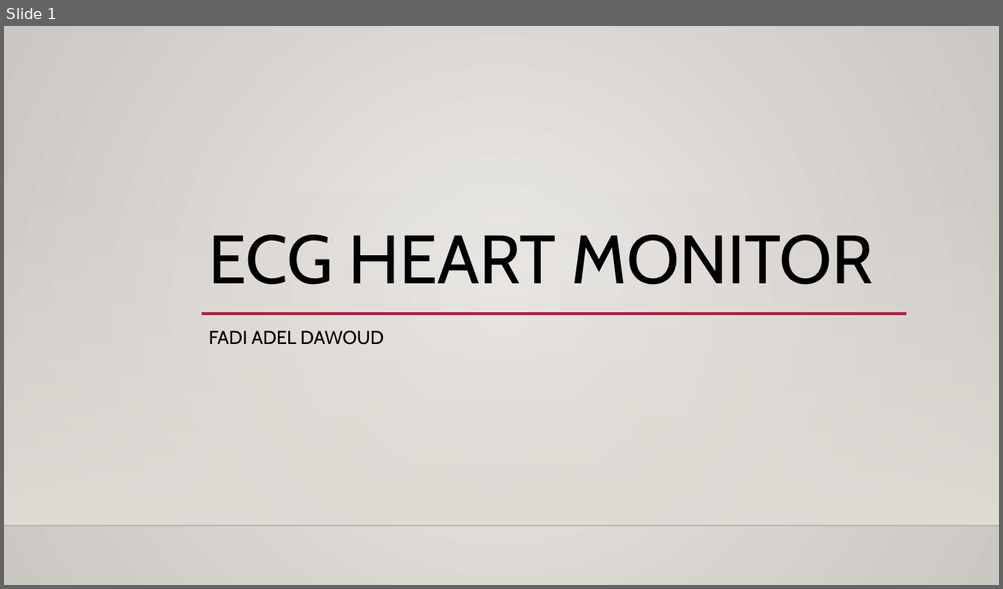
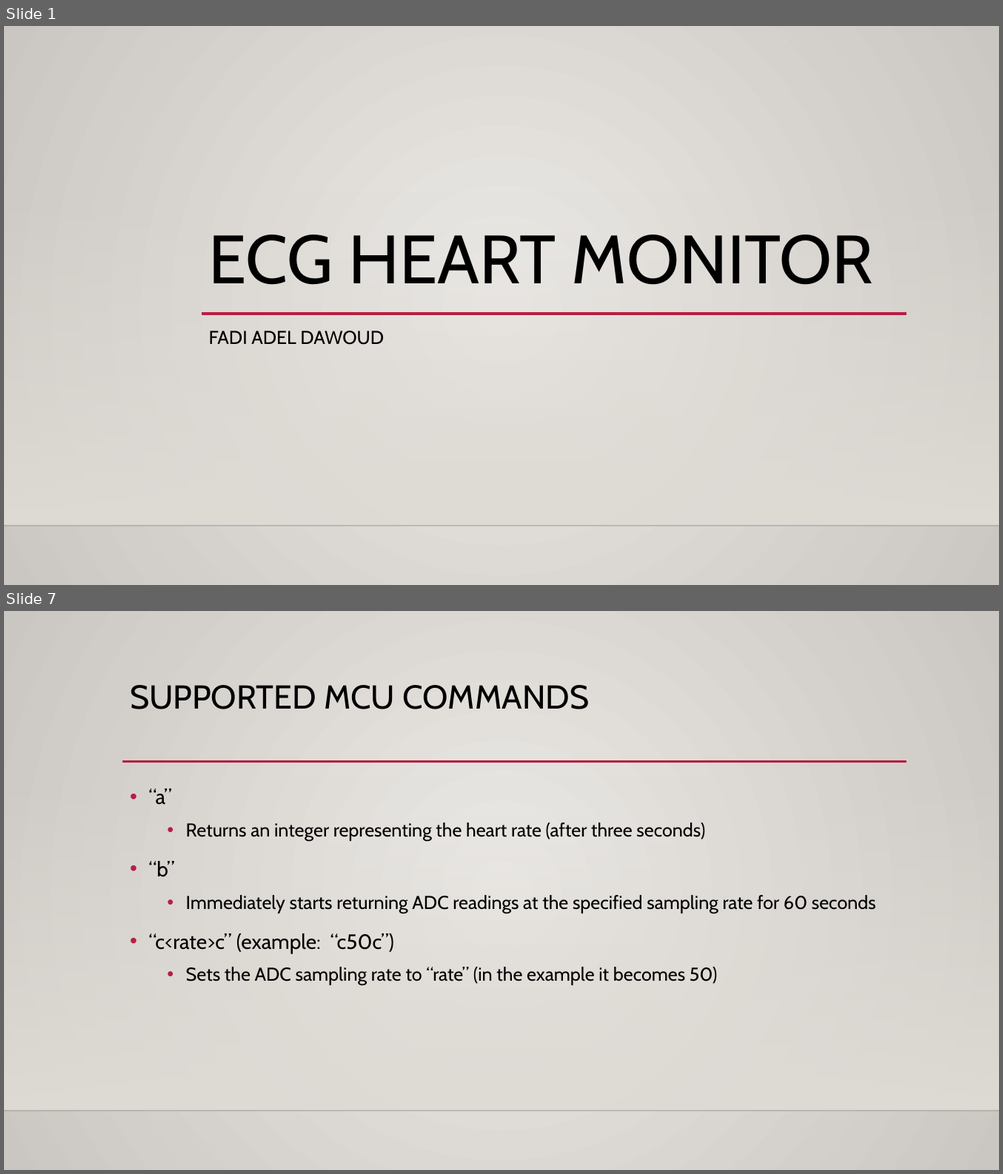
Before and after one commit to theRadFad/HeartMonitor, a slide deck: ECG Heart Monitor.pptx. Shown one above the other, each under a label of ours: slide 1 before the commit, slides 1 and 7 after it; the slides between them are not shown. The pictures are 1003x589 and 1003x1174 pixels, drawn with LibreOffice and Linux fonts; fonts in the diff are those of the drawing; background and template pictures are left out. Boxes give left, top, right and bottom in pixels: in the first picture for what was removed or moved away, otherwise in the second. Text is boxed around its words. In the diff, an @@ line names an element or a change of style, - is before the commit and + after.

```diff
--- a/ECG Heart Monitor.pptx
+++ b/ECG Heart Monitor.pptx
@@ slide 7 added at [4,611,999,1170], background gradient #ECEAE7 to #CAC7C1; not listed: 2 template elements that a slide beside it also shows @@
@@ title added at [130,685,589,709], 32 pt, text #000000 @@
+SUPPORTED MCU COMMANDS
@@ line added from (122, 762) to (907, 762), #B71E42 2.5 pt @@
@@ text added at [148,789,876,986], 18 pt, text #000000 @@
+• “a”
+  • Returns an integer representing the heart rate (after three seconds)
+• “b”
+  • Immediately starts returning ADC readings at the specified sampling rate for 60 seconds
+• “c<rate>c” (example: “c50c”)
+  • Sets the ADC sampling rate to “rate” (in the example it becomes 50)
```
Also in this commit, not shown: 2 slides changed, 12 other slides added.
